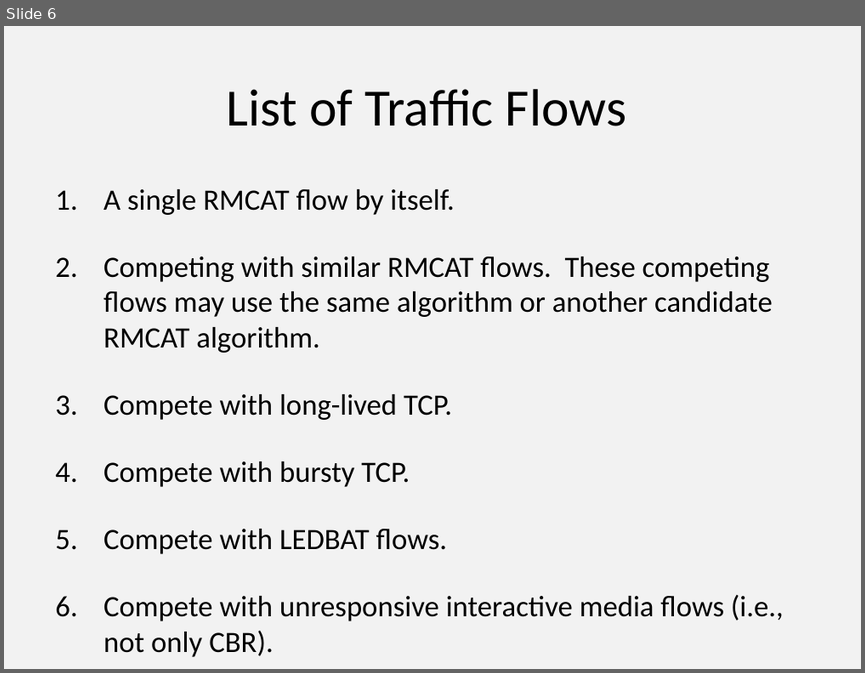
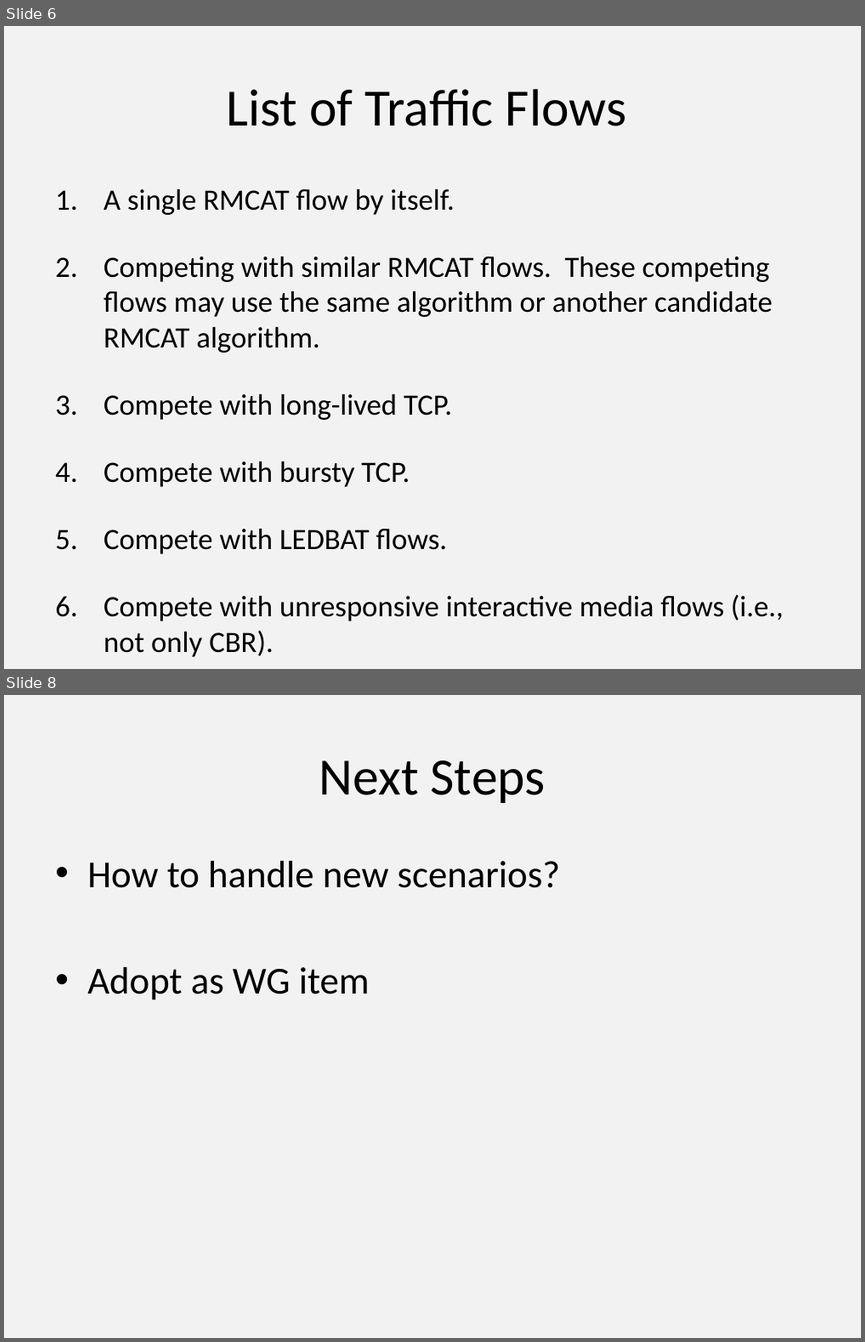
Before and after one commit to protocols-comnet/rmcat-eval-criteria, a slide deck: ppt-ietf87-rmcat-cc-eval-00.pptx. Shown one above the other, each under a label of ours: slide 6 before the commit, slides 6 and 8 after it; the slides between them are not shown. The pictures are 865x673 and 865x1342 pixels, drawn with LibreOffice and Linux fonts; fonts in the diff are those of the drawing. Boxes give left, top, right and bottom in pixels: in the first picture for what was removed or moved away, otherwise in the second. Text is boxed around its words. In the diff, an @@ line names an element or a change of style, - is before the commit and + after.

```diff
--- a/ppt-ietf87-rmcat-cc-eval-00.pptx
+++ b/ppt-ietf87-rmcat-cc-eval-00.pptx
@@ slide 8 added at [4,695,861,1338], background #F2F2F2 @@
@@ title added at [319,760,545,803], 44 pt, text #000000 @@
+Next Steps
@@ text added at [87,861,560,1000], 32 pt, text #000000 @@
+• How to handle new scenarios?
+• Adopt as WG item
```
Also in this commit, not shown: 6 slides changed, 1 other file.
